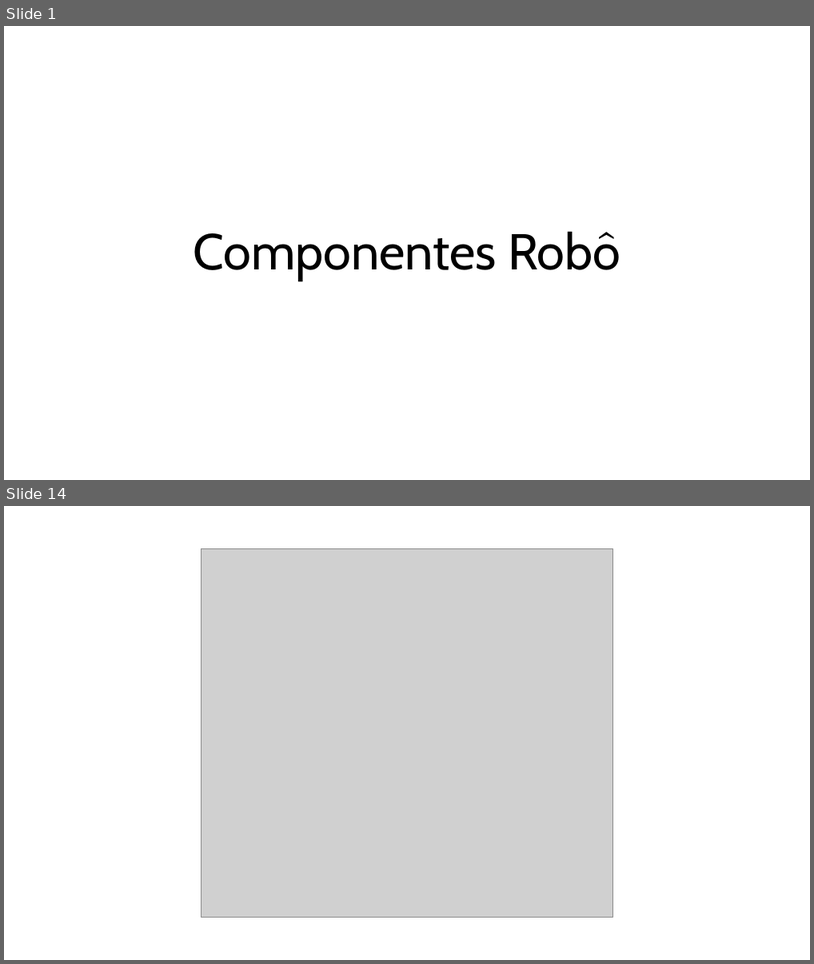
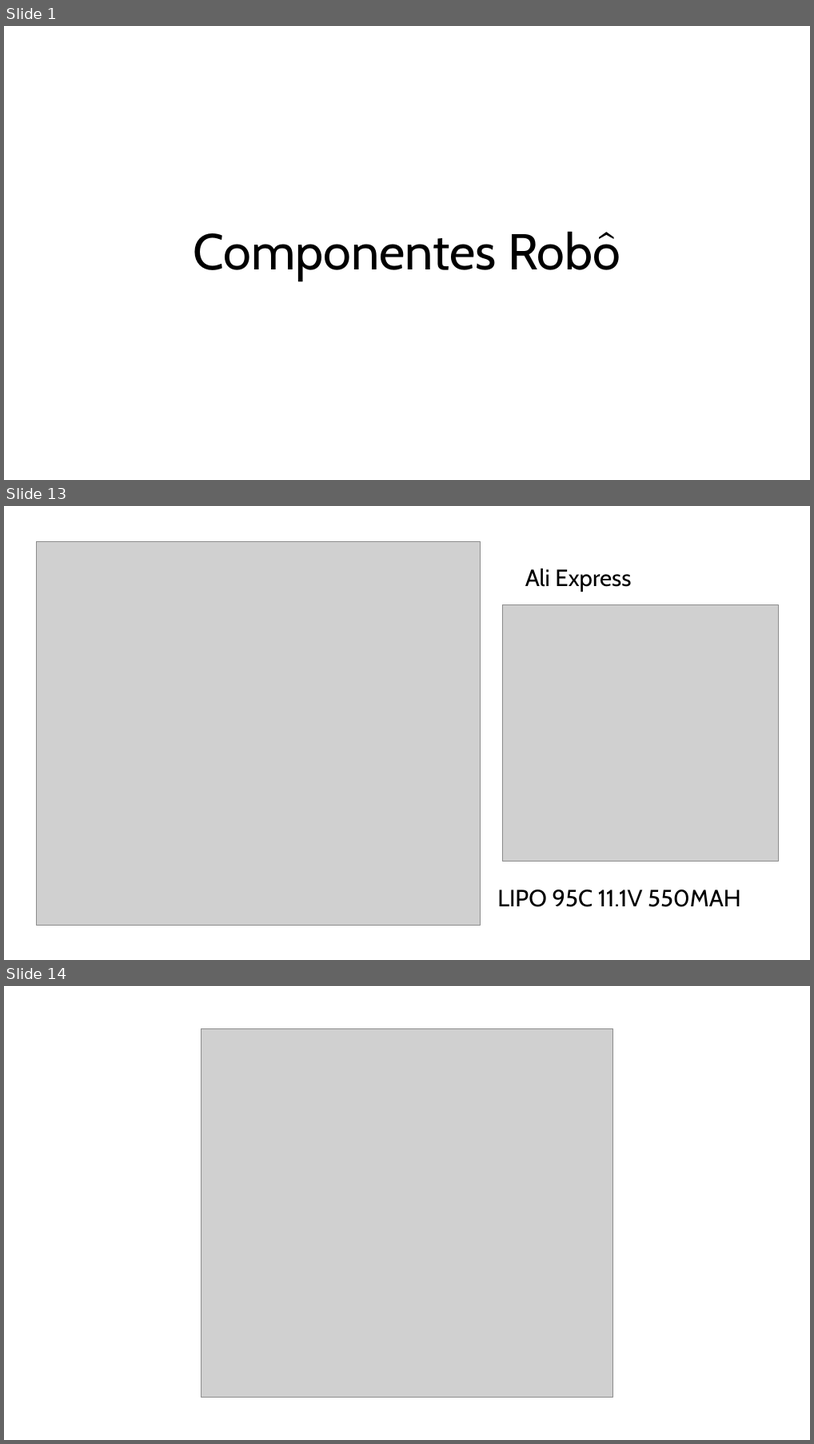
Before and after one commit to lg670/Dragster_Efanor26, a slide deck: Componentes_Robô.pptx. Shown one above the other, each under a label of ours: slides 1 and 14 before the commit, slides 1, 13 and 14 after it; the slides between them are not shown. The pictures are 814x964 and 814x1444 pixels, drawn with LibreOffice and Linux fonts; fonts in the diff are those of the drawing; grey boxes stand for pictures. Boxes give left, top, right and bottom in pixels: in the first picture for what was removed or moved away, otherwise in the second. Text is boxed around its words. In the diff, an @@ line names an element or a change of style, - is before the commit and + after.

```diff
--- a/Componentes_Robô.pptx
+++ b/Componentes_Robô.pptx
@@ slide 13 added at [4,506,810,960], background #FFFFFF @@
@@ picture added at [36,541,481,924] @@
@@ text added at [526,568,631,592], 28 pt, text #000000 @@
+Ali Express
@@ picture added at [502,604,778,860] @@
@@ text added at [498,889,742,907], 28 pt, text #000000 @@
+LIPO 95C 11.1V 550MAH
```
Also in this commit, not shown: 11 other slides added, 12 slides removed.
